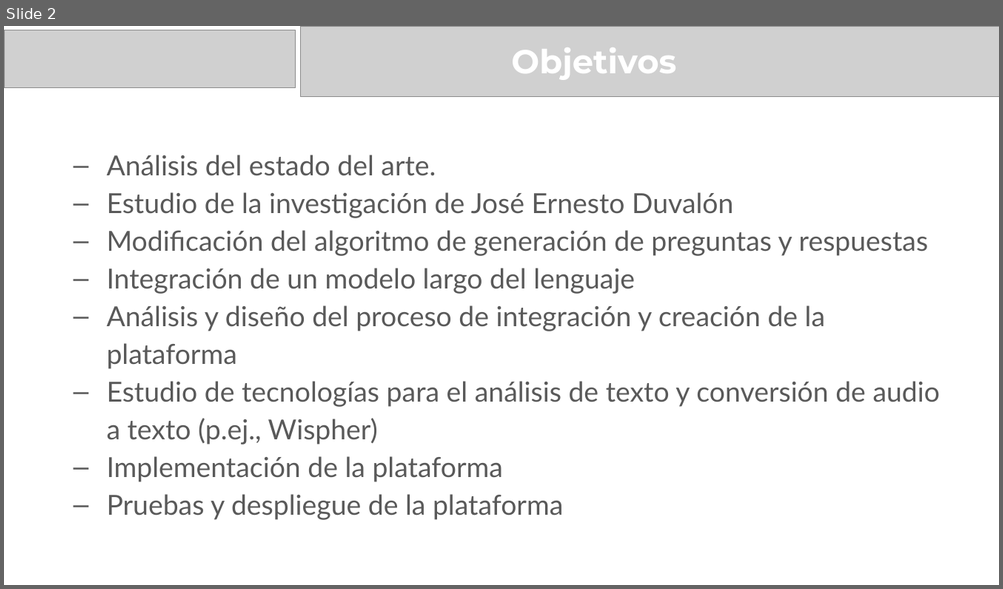
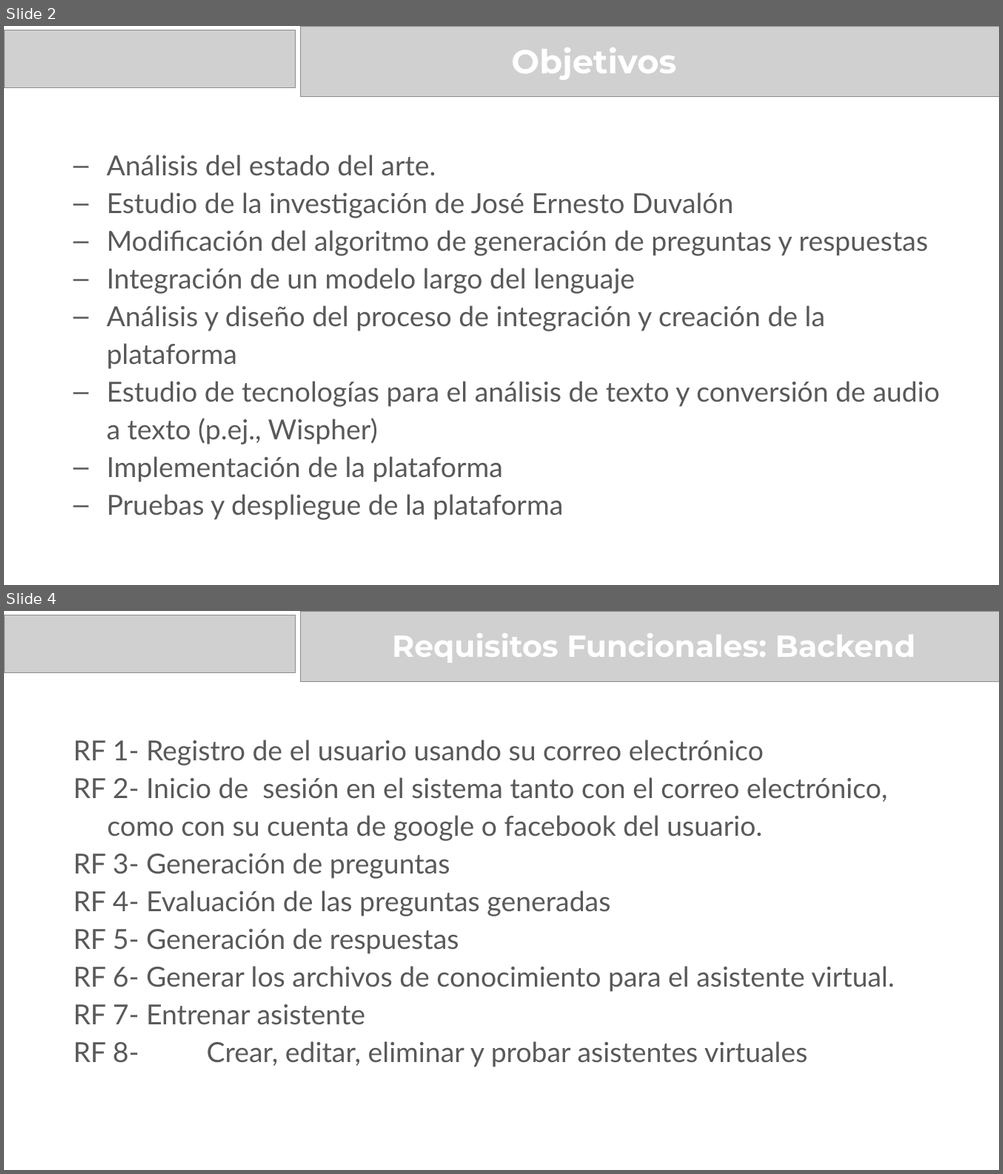
Before and after one commit to ClaudiaQueipo/thesis-chatbot, a slide deck: DOC/Practica Laboral 3er año.pptx. Shown one above the other, each under a label of ours: slide 2 before the commit, slides 2 and 4 after it; the slides between them are not shown. The pictures are 1003x589 and 1003x1174 pixels, drawn with LibreOffice and Linux fonts; fonts in the diff are those of the drawing; grey boxes stand for pictures. Boxes give left, top, right and bottom in pixels: in the first picture for what was removed or moved away, otherwise in the second. Text is boxed around its words. In the diff, an @@ line names an element or a change of style, - is before the commit and + after.

```diff
--- a/DOC/Practica Laboral 3er año.pptx
+++ b/DOC/Practica Laboral 3er año.pptx
@@ slide 4 added at [4, 611, 999, 1170], background #FFFFFF @@
@@ picture added at [4, 615, 296, 672] @@
@@ picture added at [301, 611, 999, 681] @@
@@ title added at [392, 633, 916, 663], 22 pt, text #FFFFFF, bold @@
+Requisitos Funcionales: Backend
@@ subtitle added at [74, 740, 894, 1068], 20 pt, text #595959 @@
+RF 1- Registro de el usuario usando su correo electrónico
+RF 2- Inicio de sesión en el sistema tanto con el correo electrónico, como con su cuenta de google o facebook del usuario.
+RF 3- Generación de preguntas
+RF 4- Evaluación de las preguntas generadas
+RF 5- Generación de respuestas
+RF 6- Generar los archivos de conocimiento para el asistente virtual.
+RF 7- Entrenar asistente
+RF 8- Crear, editar, eliminar y probar asistentes virtuales
```
Also in this commit, not shown: 1 slide changed, 4 other files.
